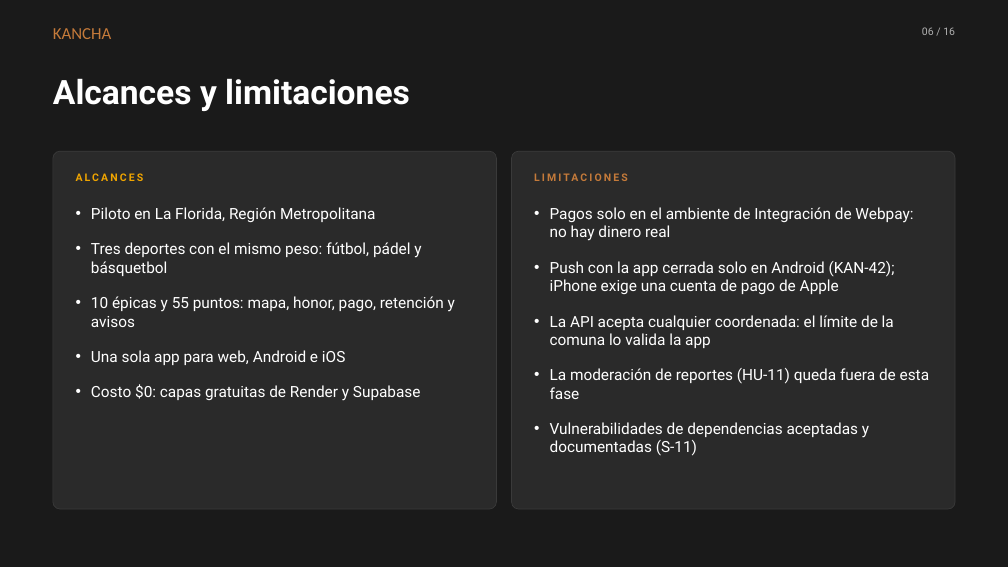
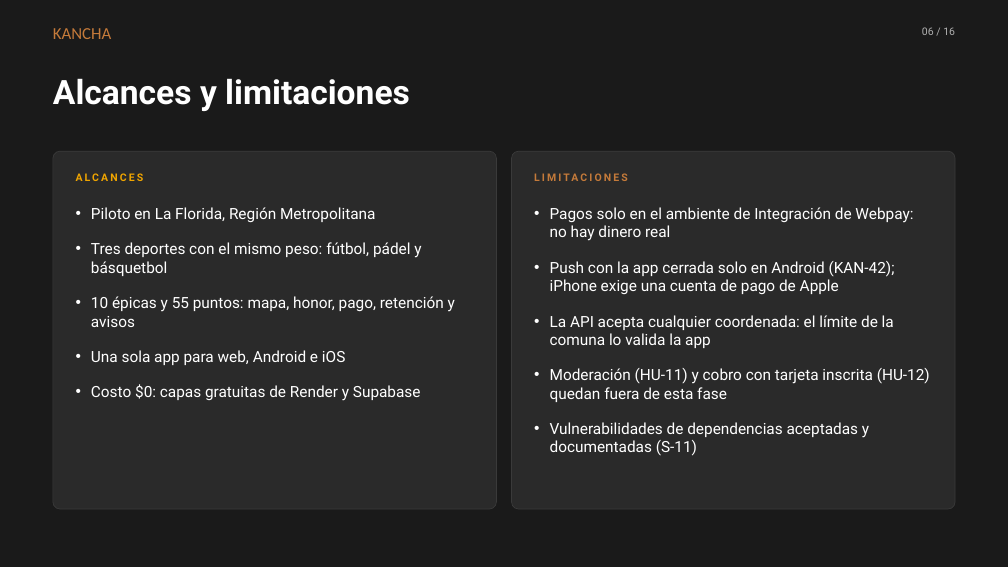
Before and after one commit to avenaaaa/KANCHA, a slide deck: slide 6 of fase-2-desarrollo/entrega/3-presentacion/Presentación Proyecto.pptx. Drawn at 1008x567 pixels with LibreOffice and Linux fonts; fonts in the diff are those of the drawing. Boxes give left, top, right and bottom in pixels: in the first picture for what was removed or moved away, otherwise in the second. Text is boxed around its words. In the diff, an @@ line names an element or a change of style, - is before the commit and + after.

```diff
--- a/fase-2-desarrollo/entrega/3-presentacion/Presentación Proyecto.pptx
+++ b/fase-2-desarrollo/entrega/3-presentacion/Presentación Proyecto.pptx
@@ text at (550,368,930,402): text changed @@
-• La moderación de reportes (HU-11) queda fuera de esta fase
+• Moderación (HU-11) y cobro con tarjeta inscrita (HU-12) quedan fuera de esta fase
```
Also in this commit, not shown: 3 other slides changed, 3 other files.
